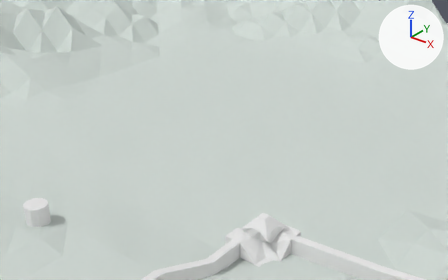
Renders of the Blender file data/scene.blend from each side of a commit.
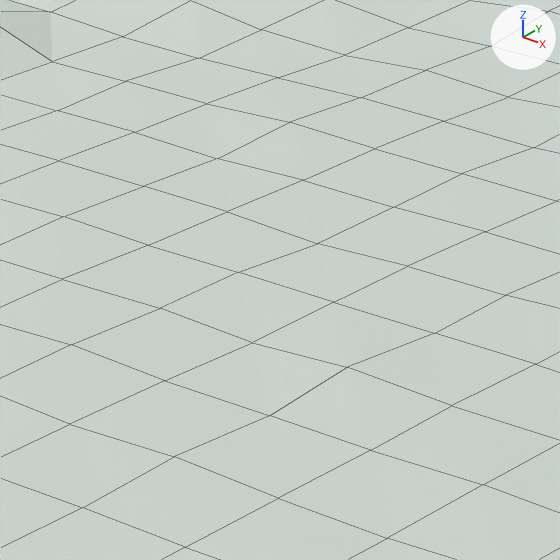
Old and new are each drawn from a 50 mm lens placed at (42.44, -51.61, 29.05), pointed at (1.58, -0.53, -2.61) and again close up on the part from 33% to 57% of the width and 16% to 54% of the height. The axes (+X, +Y, +Z) are drawn at upper right. The lights are the same throughout. The close-ups show mesh edges as thin lines.

The first close-up shows 'Ground'.
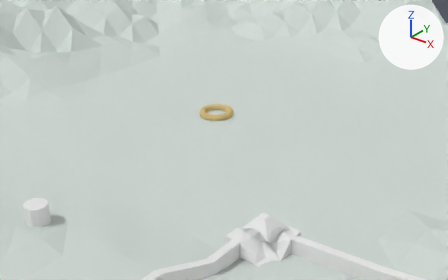
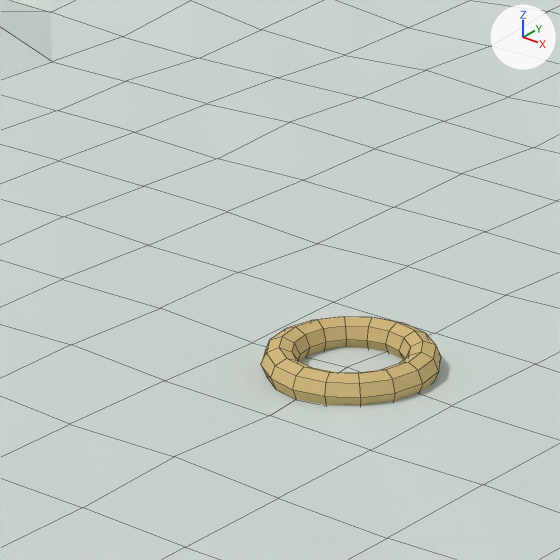
Boxes [x1, y1, x2, y2] around the edits, measured in the close-ups (560 x 560 px):
'Torus', added
    after: [261, 317, 441, 405]

The change in detail:
Material 'Material.008' (mat_material_008) is new.
Its base color is (0.636, 0.477, 0.209) (brown #d1b87e).
Mesh me_torus is new.
It is a torus around z (ring radius 1.6, tube radius 0.4) spanning x -2.0..2.0, y -2.0..2.0, z -0.12..0.68.
It uses material mat_material_008 (its picture is missing).
Object 'Torus' (ob_torus) is new; it shows me_torus.
Its location is (0.0, 0.0, 0.0).
